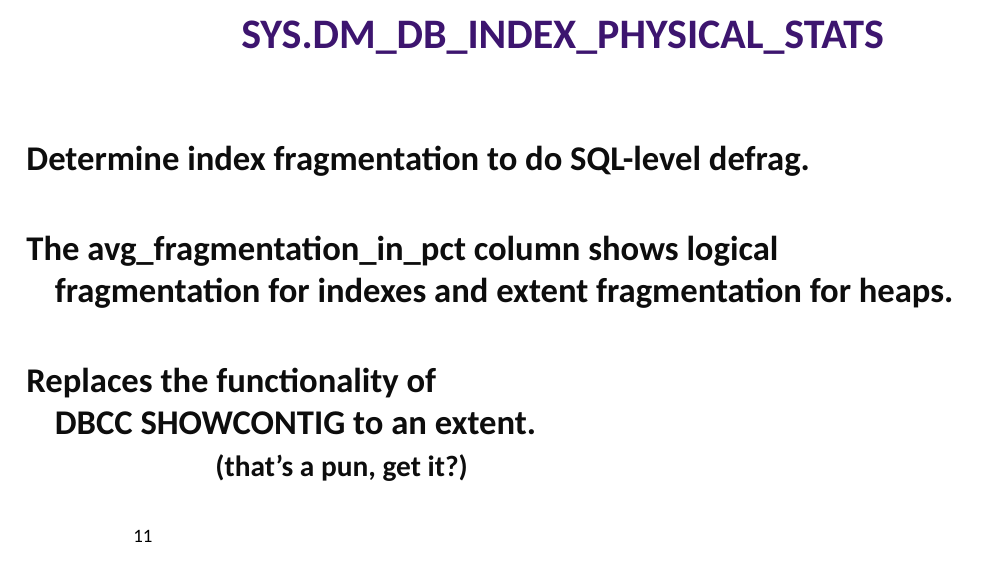
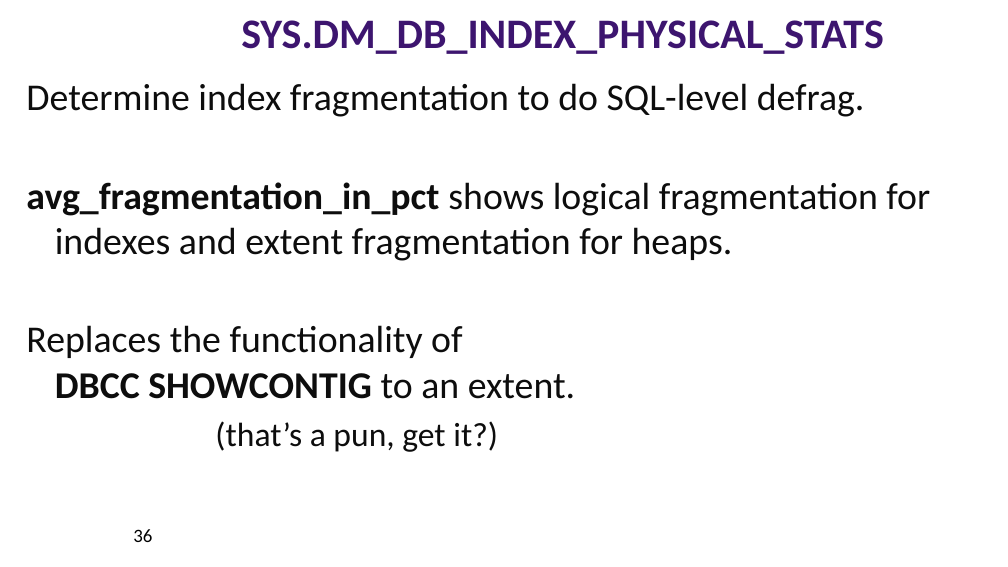
Before and after one commit to williamadba/Public-Presentations, a slide deck: slide 36 of HASSUG/DBA Best Practices with DMVs.pptx (slide 11 before the commit). Drawn at 1008x567 pixels with LibreOffice and Linux fonts; fonts in the diff are those of the drawing; background and template pictures are left out. Boxes give left, top, right and bottom in pixels: in the first picture for what was removed or moved away, otherwise in the second. Text is boxed around its words. In the diff, an @@ line names an element or a change of style, - is before the commit and + after.

```diff
--- a/HASSUG/DBA Best Practices with DMVs.pptx
+++ b/HASSUG/DBA Best Practices with DMVs.pptx
@@ text "Determine index fragmentation to do ...": place and size @@
-text "Determine index fragmentation to do ..." at bbox=[26, 145, 954, 481]
+text "Determine index fragmentation to do ..." at bbox=[26, 83, 930, 452]
@@ text at bbox=[26, 83, 865, 452]: size 33 to 36 pt in "Determine index fragmentation to do SQL-level defrag.", "Replaces the functionality of DBCC SHOWCONTIG to ..."; bold off in "Determine index fragmentation to do SQL-level defrag.", "Replaces the functionality of to an extent.", "(that’s a pun, get it?)"; size 28 to 32 pt in "(that’s a pun, get it?)" @@
@@ text at bbox=[26, 182, 930, 261]: text changed; size 33 to 36 pt; bold off @@
-The avg_fragmentation_in_pct column shows logical fragmentation for indexes and extent fragmentation for heaps.
+avg_fragmentation_in_pct shows logical fragmentation for indexes and extent fragmentation for heaps.
@@ page number at bbox=[133, 529, 152, 542]: text changed @@
-11
+36
```
Also in this commit, not shown: 16 other slides changed, 7 slides added, 2 slides removed.
